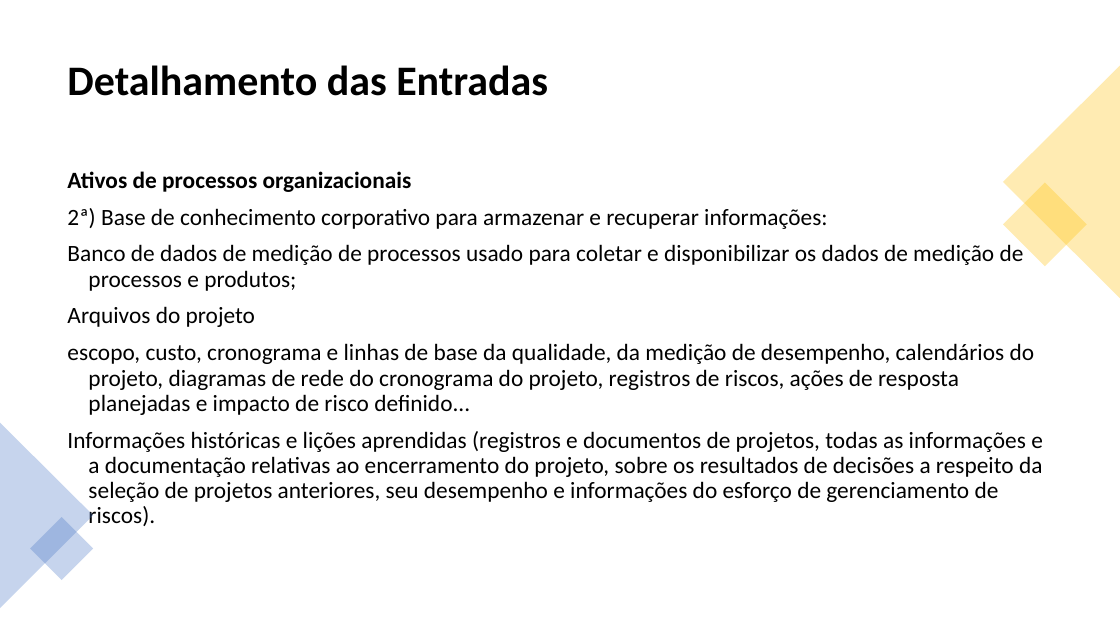
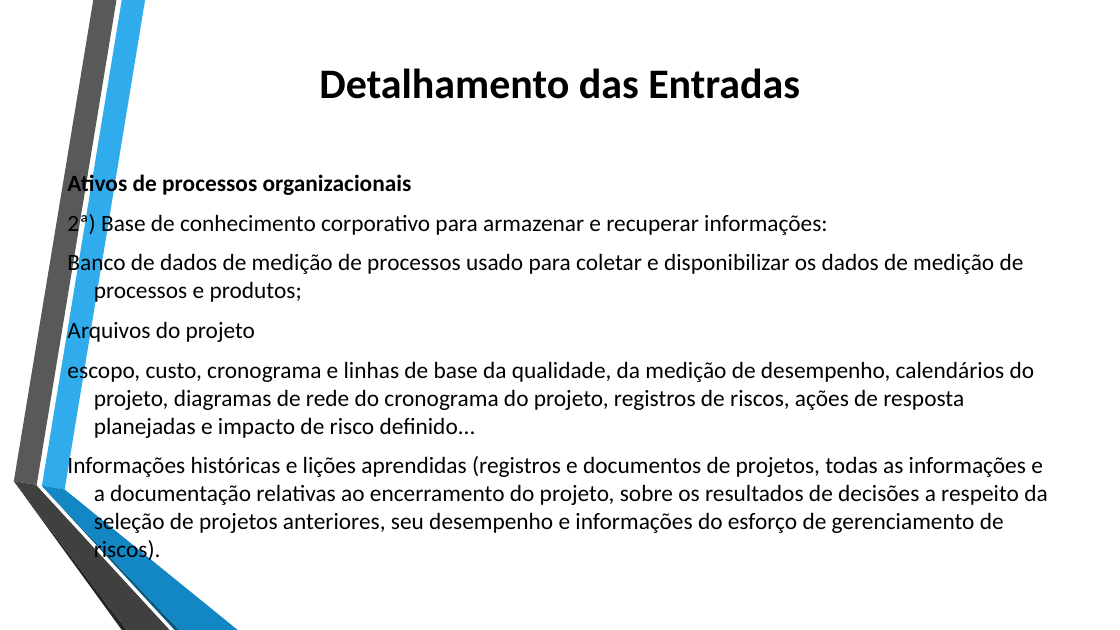
Before and after one commit to jharbes/ADMINISTRACAO-DE-REDES, a slide deck: slide 15 of RELATORIO PROVA P2/relatorio-pmbok-capitulo4-jharbes.pptx. Drawn at 1120x630 pixels with LibreOffice and Linux fonts; fonts in the diff are those of the drawing. Boxes give left, top, right and bottom in pixels: in the first picture for what was removed or moved away, otherwise in the second. Text is boxed around its words. In the diff, an @@ line names an element or a change of style, - is before the commit and + after.

```diff
--- a/RELATORIO PROVA P2/relatorio-pmbok-capitulo4-jharbes.pptx
+++ b/RELATORIO PROVA P2/relatorio-pmbok-capitulo4-jharbes.pptx
@@ title "Detalhamento das Entradas" at (319, 68, 800, 99): alignment left to centre; line spacing 0.9 to 1 @@
@@ triangle removed at (1003, 66, 1120, 298) @@
@@ text "Ativos de processos organizacionais" at (67, 171, 1047, 564): indent changed; line spacing 0.9 to 1 @@
@@ rectangle removed at (1003, 183, 1088, 267) @@
@@ triangle removed at (0, 423, 93, 608) @@
@@ group added at (13, 0, 238, 630): 6 freeform shapes @@
@@ rectangle removed at (30, 517, 93, 580) @@
```
Also in this commit, not shown: 35 other slides changed, 12 slides added, 1 other file.
